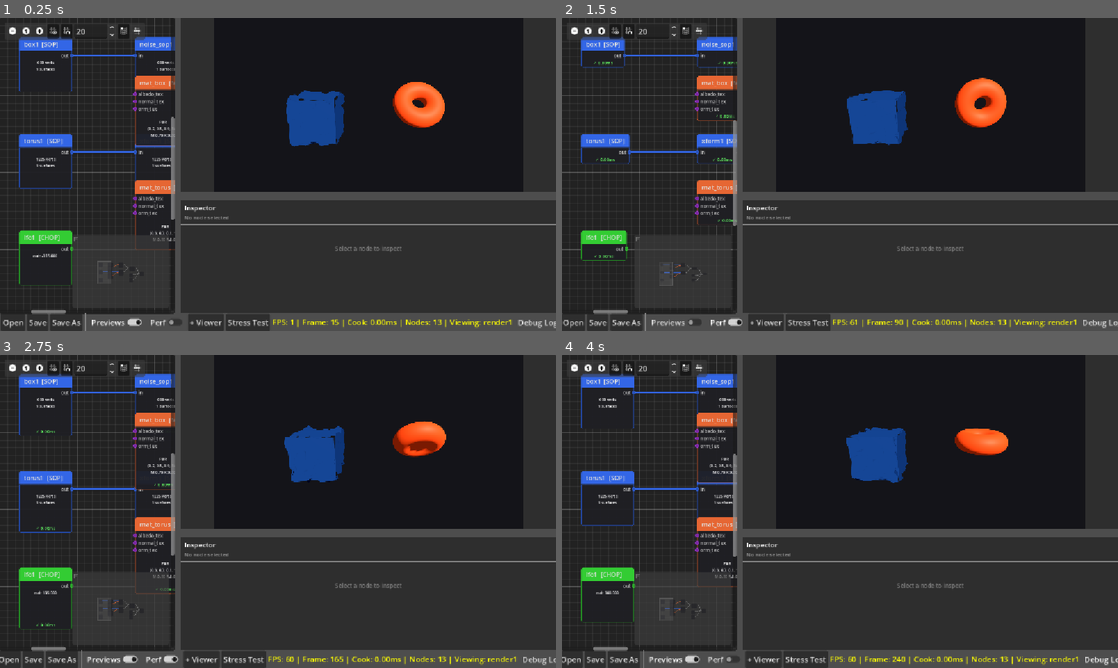
Above: before the commit, frames 1-4 (two rows, left to right).
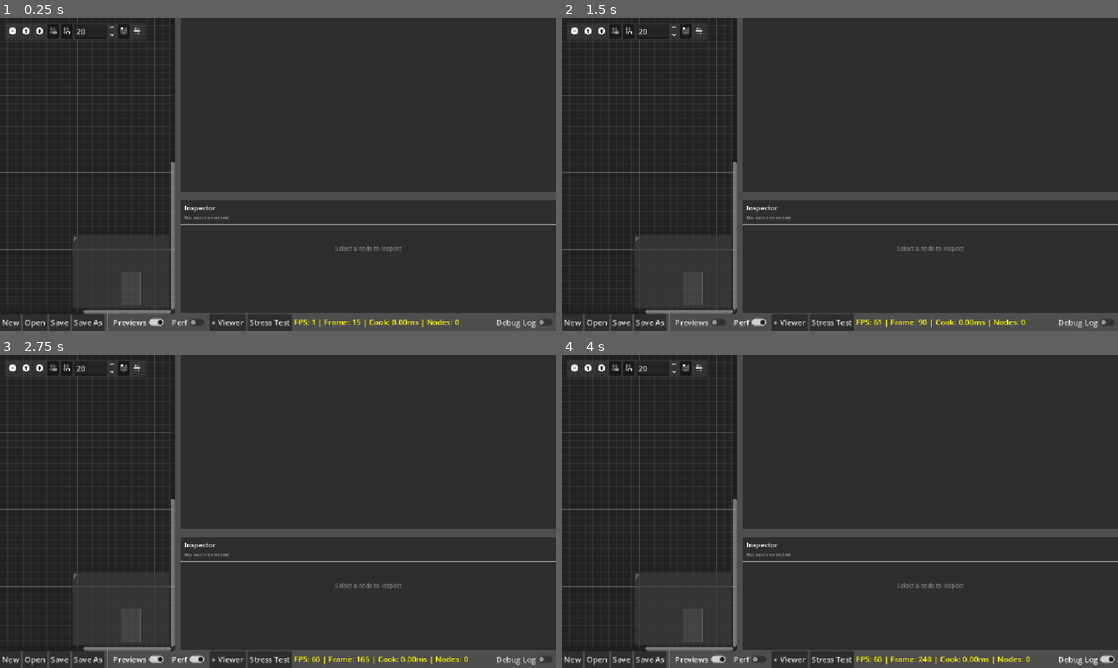
Above: after the commit, the same moments.

Repository: holescapes/GONODES
Game: Godot game, scene res://scenes/gn_editor.tscn
Two runs of this game, one before a commit and one after it. Both use one fixed random seed, a clock stepped at 60 frames per second and the inputs below.
Inputs:
- Up to frame 1 (0.25 s): no input
- Up to frame 2 (1.5 s): click "Previews" at 0.5 s; click "Perf" at 1.25 s
- Up to frame 3 (2.75 s): click "Previews" at 2 s
- Up to frame 4 (4 s): click "Perf" at 2.75 s; click "Debug Log" at 3.5 s

The runs differ from the first frame. In frame 1, 37% of the frame differs, in the area x 0-100%, y 0-100%; in frame 2, 37%; in frame 3, 37%; in frame 4, 37%.

Commit message:
editor persist UI state (panel sizes, toggles, etc.) across sessions

Diff:
--- a/scenes/gn_editor.gd
+++ b/scenes/gn_editor.gd
@@ -10,9 +10,15 @@
 @onready var inspector: GNParamInspector = $HSplit/RightPanel/InspectorPanel
 @onready var info_label: Label = $InfoBar/InfoLabel
 @onready var log_toggle: CheckButton = $InfoBar/LogToggle
+@onready var hsplit: HSplitContainer = $HSplit
+@onready var right_panel: VSplitContainer = $HSplit/RightPanel
 
 var network: GNNetwork
 var cook_engine: GNCookEngine
+
+## Toolbar toggles (created in _setup_toolbar, stored for state persistence).
+var preview_toggle: CheckButton
+var perf_toggle: CheckButton
 
 ## Which node's output to display in the viewer (click to select).
 var _viewer_node_id: String = ""
@@ -26,6 +32,9 @@
 
 ## Floating viewer windows — each pinned to a specific node's output.
 var _viewer_windows: Array[GNViewerWindow] = []
+
+## Settings file path for persisting editor state (last opened patch, etc.).
+const _SETTINGS_PATH := "user://gonodes_settings.cfg"
 
 
 func _ready() -> void:
@@ -42,6 +51,13 @@
 	_setup_file_dialogs()
 	_setup_toolbar()
 
+	# Persist split-container sizes when the user drags them
+	hsplit.dragged.connect(func(offset: int): _save_setting("hsplit_offset", offset))
+	right_panel.dragged.connect(func(offset: int): _save_setting("vsplit_offset", offset))
+
+	# Restore all persisted UI state (toggles, panel sizes)
+	_restore_ui_state()
+
 	# Bind graph editor to network
 	graph_editor.bind_network(network)
 	graph_editor.operator_selected.connect(_on_graph_node_selected)
@@ -61,145 +77,20 @@
 	print("GONODES Editor running (%d display(s))" % displays.size())
 
 
-## Demo network: Two objects with different MATs → MergeCOMP → RenderTOP.
+## Sets up the network — restores the last opened patch or starts empty.
 func _setup_network() -> void:
-	network = GNNetwork.new()
-
-	# ── CHOP: LFO drives torus rotation ────────────────────────────────────
-	var lfo := LFO_CHOP.new()
-	lfo.initialize("lfo1")
-	lfo.get_parameter("frequency").set_value(0.25)
-	lfo.get_parameter("amplitude").set_value(360.0)
-	lfo.get_parameter("waveform").set_value(LFO_CHOP.Waveform.SAWTOOTH)
-	lfo.graph_position = Vector2(50, 550)
-
-	# ── SOP generators ─────────────────────────────────────────────────────
-	var box := BoxSOP.new()
-	box.initialize("box1")
-	box.get_parameter("size_x").set_value(1.0)
-	box.get_parameter("size_y").set_value(1.0)
-	box.get_parameter("size_z").set_value(1.0)
-	box.get_parameter("subdivide_w").set_value(8)
-	box.get_parameter("subdivide_h").set_value(8)
-	box.get_parameter("subdivide_d").set_value(8)
-	box.graph_position = Vector2(50, 50)
-
-	var torus := TorusSOP.new()
-	torus.initialize("torus1")
-	torus.get_parameter("inner_radius").set_value(0.15)
-	torus.get_parameter("outer_radius").set_value(0.6)
-	torus.get_parameter("rings").set_value(48)
-	torus.get_parameter("ring_segments").set_value(24)
-	torus.graph_position = Vector2(50, 300)
-
-	# ── SOP filters ────────────────────────────────────────────────────────
-	var noise_sop := NoiseSOP.new()
-	noise_sop.initialize("noise_sop1")
-	noise_sop.get_parameter("amplitude").set_value(0.15)
-	noise_sop.get_parameter("frequency").set_value(3.0)
-	noise_sop.get_parameter("speed").set_value(0.8)
-	noise_sop.graph_position = Vector2(350, 50)
-
-	var xform := TransformSOP.new()
-	xform.initialize("xform1")
-	xform.get_parameter("rx").set_expression('chop("lfo1", "out")')
-	xform.graph_position = Vector2(350, 300)
-
-	# ── MAT operators ─────────────────────────────────────────────────────
-	var mat_box := PBR_MAT.new()
-	mat_box.initialize("mat_box")
-	mat_box.get_parameter("albedo_color").set_value(Color(0.2, 0.5, 0.9))
-	mat_box.get_parameter("metallic").set_value(0.7)
-	mat_box.get_parameter("roughness").set_value(0.2)
-	mat_box.graph_position = Vector2(350, 150)
-
-	var mat_torus := PBR_MAT.new()
-	mat_torus.initialize("mat_torus")
-	mat_torus.get_parameter("albedo_color").set_value(Color(0.9, 0.3, 0.1))
-	mat_torus.get_parameter("metallic").set_value(0.1)
-	mat_torus.get_parameter("roughness").set_value(0.6)
-	mat_torus.get_parameter("emission_enabled").set_value(true)
-	mat_torus.get_parameter("emission_color").set_value(Color(0.9, 0.2, 0.05))
-	mat_torus.get_parameter("emission_energy").set_value(0.5)
-	mat_torus.graph_position = Vector2(350, 420)
-
-	# ── COMPs ──────────────────────────────────────────────────────────────
-	# Each geo gets its own material via MAT input
-	var geo_box := GeometryCOMP.new()
-	geo_box.initialize("geo_box")
-	geo_box.get_parameter("tx").set_value(-1.2)
-	geo_box.graph_position = Vector2(700, 50)
-
-	var geo_torus := GeometryCOMP.new()
-	geo_torus.initialize("geo_torus")
-	geo_torus.get_parameter("tx").set_value(1.2)
-	geo_torus.get_parameter("ty").set_value(0.3)
-	geo_torus.graph_position = Vector2(700, 300)
-
-	var merge_comp := MergeCOMP.new()
-	merge_comp.initialize("merge_comp1")
-	merge_comp.graph_position = Vector2(1050, 180)
-
-	var cam := CameraCOMP.new()
-	cam.initialize("cam1")
-	cam.get_parameter("tx").set_value(0.0)
-	cam.get_parameter("ty").set_value(1.2)
-	cam.get_parameter("tz").set_value(3.5)
-	cam.get_parameter("rx").set_value(-15.0)
-	cam.get_parameter("fov").set_value(60.0)
-	cam.graph_position = Vector2(1050, 400)
-
-	var light := LightCOMP.new()
-	light.initialize("light1")
-	light.get_parameter("type").set_value(0)
-	light.get_parameter("rx").set_value(-40.0)
-	light.get_parameter("ry").set_value(30.0)
-	light.get_parameter("energy").set_value(1.2)
-	light.get_parameter("shadows").set_value(true)
-	light.graph_position = Vector2(1050, 550)
-
-	# ── Render TOP ─────────────────────────────────────────────────────────
-	var render := RenderTOP.new()
-	render.initialize("render1")
-	render.get_parameter("resolution").set_value(Vector2i(1280, 720))
-	render.get_parameter("bg_color").set_value(Color(0.08, 0.08, 0.1))
-	render.get_parameter("anti_aliasing").set_value(2)
-	render.get_parameter("ambient_energy").set_value(0.4)
-	render.graph_position = Vector2(1400, 350)
-
-	# ── Add all nodes ──────────────────────────────────────────────────────
-	network.add_node(lfo)
-	network.add_node(box)
-	network.add_node(torus)
-	network.add_node(noise_sop)
-	network.add_node(xform)
-	network.add_node(mat_box)
-	network.add_node(mat_torus)
-	network.add_node(geo_box)
-	network.add_node(geo_torus)
-	network.add_node(merge_comp)
-	network.add_node(cam)
-	network.add_node(light)
-	network.add_node(render)
-
-	# ── Wire ───────────────────────────────────────────────────────────────
-	# Box → NoiseSOP → GeometryCOMP (geo input 0) + PBR_MAT (mat input 1)
-	network.connect_nodes("box1", 0, "noise_sop1", 0)
-	network.connect_nodes("noise_sop1", 0, "geo_box", 0)
-	network.connect_nodes("mat_box", 0, "geo_box", 1)
-	# Torus → TransformSOP → GeometryCOMP (geo input 0) + PBR_MAT (mat input 1)
-	network.connect_nodes("torus1", 0, "xform1", 0)
-	network.connect_nodes("xform1", 0, "geo_torus", 0)
-	network.connect_nodes("mat_torus", 0, "geo_torus", 1)
-	# Both geos → MergeCOMP → RenderTOP
-	network.connect_nodes("geo_box", 0, "merge_comp1", 0)
-	network.connect_nodes("geo_torus", 0, "merge_comp1", 0)
-	network.connect_nodes("merge_comp1", 0, "render1", 0)
-	network.connect_nodes("cam1", 0, "render1", 0)
-	network.connect_nodes("light1", 0, "render1", 0)
-
-	# Default viewer target: rendered 3D output
-	_viewer_node_id = "render1"
+	var last_path := _load_setting("last_patch_path", "") as String
+	if not last_path.is_empty() and FileAccess.file_exists(last_path):
+		network = GNNetwork.new()
+		var err := network.load_from_file(last_path)
+		if err == OK:
+			_current_file_path = last_path
+			print("[GONODES] Restored last patch: %s" % last_path)
+		else:
+			print("[GONODES] Failed to restore '%s' — starting empty" % last_path)
+			network = GNNetwork.new()
+	else:
+		network = GNNetwork.new()
 
 
 func _setup_cook_engine() -> void:
@@ -288,6 +179,7 @@
 
 func _on_log_toggled(pressed: bool) -> void:
 	GNLogger.enabled = pressed
+	_save_setting("log_enabled", pressed)
 	if pressed:
 		print("[GONODES] Logging ENABLED")
 	else:
@@ -296,10 +188,12 @@
 
 func _on_preview_toggled(pressed: bool) -> void:
 	graph_editor.set_previews_visible(pressed)
+	_save_setting("preview_enabled", pressed)
 
 
 func _on_perf_toggled(pressed: bool) -> void:
 	graph_editor.set_perf_overlay_visible(pressed)
+	_save_setting("perf_enabled", pressed)
 
 
 # ═══════════════════════════════════════════════════════════════════════════════
@@ -413,7 +307,7 @@
 	info_bar.move_child(sep, 4)
 
 	# Preview toggle
-	var preview_toggle := CheckButton.new()
+	preview_toggle = CheckButton.new()
 	preview_toggle.text = "Previews"
 	preview_toggle.tooltip_text = "Show / hide inline node previews"
 	preview_toggle.button_pressed = true
@@ -422,7 +316,7 @@
 	info_bar.move_child(preview_toggle, 5)
 
 	# Performance overlay toggle
-	var perf_toggle := CheckButton.new()
+	perf_toggle = CheckButton.new()
 	perf_toggle.text = "Perf"
 	perf_toggle.tooltip_text = "Show / hide per-node cook time overlay"
 	perf_toggle.button_pressed = false
@@ -528,6 +422,7 @@
 	var err := network.save_to_file(path)
 	if err == OK:
 		_current_file_path = path
+		_save_setting("last_patch_path", path)
 		_update_title()
 		print("[GONODES] Saved patch: %s" % path)
 	else:
@@ -554,6 +449,7 @@
 		return
 
 	_current_file_path = path
+	_save_setting("last_patch_path", path)
 
 	# Rebind everything — cook engine will adopt nodes on next frame
 	graph_editor.bind_network(network)
@@ -955,3 +851,51 @@
 		print("║  VERDICT: ❌ OVER BUDGET — exceeds 16ms (%.1f FPS target)" % (1000.0 / total_ms))
 	print("╚══════════════════════════════════════════════════════════════════╝")
 	print("")
+
+
+# ═══════════════════════════════════════════════════════════════════════════════
+# Settings Persistence
+# ═══════════════════════════════════════════════════════════════════════════════
+
+## Saves a key-value pair to the user settings file.
+func _save_setting(key: String, value: Variant) -> void:
+	var cfg := ConfigFile.new()
+	# Load existing settings first so we don't clobber other keys
+	if FileAccess.file_exists(_SETTINGS_PATH):
+		cfg.load(_SETTINGS_PATH)
+	cfg.set_value("editor", key, value)
+	cfg.save(_SETTINGS_PATH)
+
+
+## Loads a setting value, returning [param default] if the key doesn't exist.
+func _load_setting(key: String, default: Variant = null) -> Variant:
+	var cfg := ConfigFile.new()
+	if not FileAccess.file_exists(_SETTINGS_PATH):
+		return default
+	if cfg.load(_SETTINGS_PATH) != OK:
+		return default
+	return cfg.get_value("editor", key, default)
+
+
+## Restores all persisted UI state — toggles, split offsets, etc.
+## Called once at the end of _ready(), after toolbar and panels are set up.
+func _restore_ui_state() -> void:
+	# Toggles — set button_pressed which fires the toggled signal automatically
+	var saved_preview: bool = _load_setting("preview_enabled", true)
+	preview_toggle.set_pressed_no_signal(saved_preview)
+	graph_editor.set_previews_visible(saved_preview)
+
+	var saved_perf: bool = _load_setting("perf_enabled", false)
+	perf_toggle.set_pressed_no_signal(saved_perf)
+	graph_editor.set_perf_overlay_visible(saved_perf)
+
+	var saved_log: bool = _load_setting("log_enabled", false)
+	log_toggle.set_pressed_no_signal(saved_log)
+	GNLogger.enabled = saved_log
+
+	# Split container offsets
+	var saved_hsplit: int = _load_setting("hsplit_offset", -400)
+	hsplit.split_offset = saved_hsplit
+
+	var saved_vsplit: int = _load_setting("vsplit_offset", 0)
+	right_panel.split_offset = saved_vsplit
Binary file added: assets/Female Figurine Rattle.jpg
Not shown, changed: assets/Female Figurine Rattle.jpg.import
Not shown, removed: assets/Recording 2026-02-20 130536.mp4.uid
Not shown, added: assets/close-up-view-of-burning-firewoods.mp4.uid
Binary file removed: assets/image (8).png
